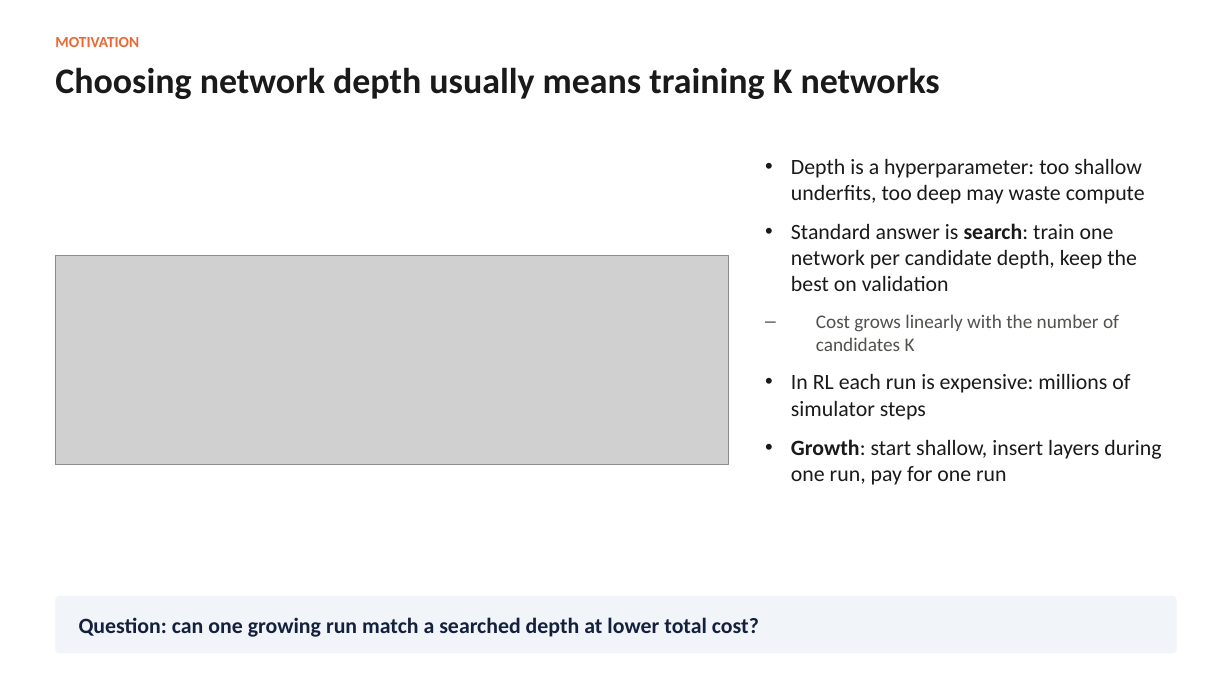
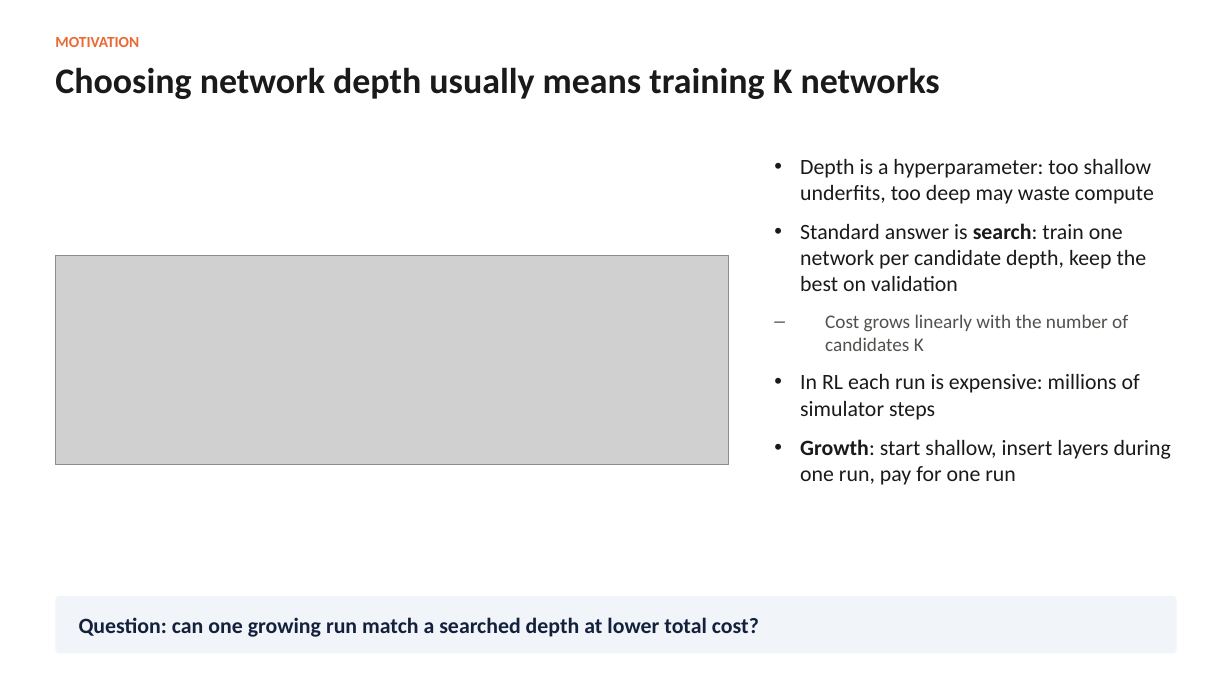
Before and after one commit to adlsdztony/comp9501-depth-growth, a slide deck: slide 2 of deck/COMP9501_Growth_Results_v2.pptx. Drawn at 1232x693 pixels with LibreOffice and Linux fonts; fonts in the diff are those of the drawing; grey boxes stand for pictures. Boxes give left, top, right and bottom in pixels: in the first picture for what was removed or moved away, otherwise in the second. Text is boxed around its words. In the diff, an @@ line names an element or a change of style, - is before the commit and + after.

```diff
--- a/deck/COMP9501_Growth_Results_v2.pptx
+++ b/deck/COMP9501_Growth_Results_v2.pptx
@@ text "Depth is a hyperparameter: too ..." moved from (x1=791, y1=159, x2=1161, y2=485) to (x1=800, y1=159, x2=1171, y2=485) @@
```
Also in this commit, not shown: 10 other slides changed, 8 other files.
